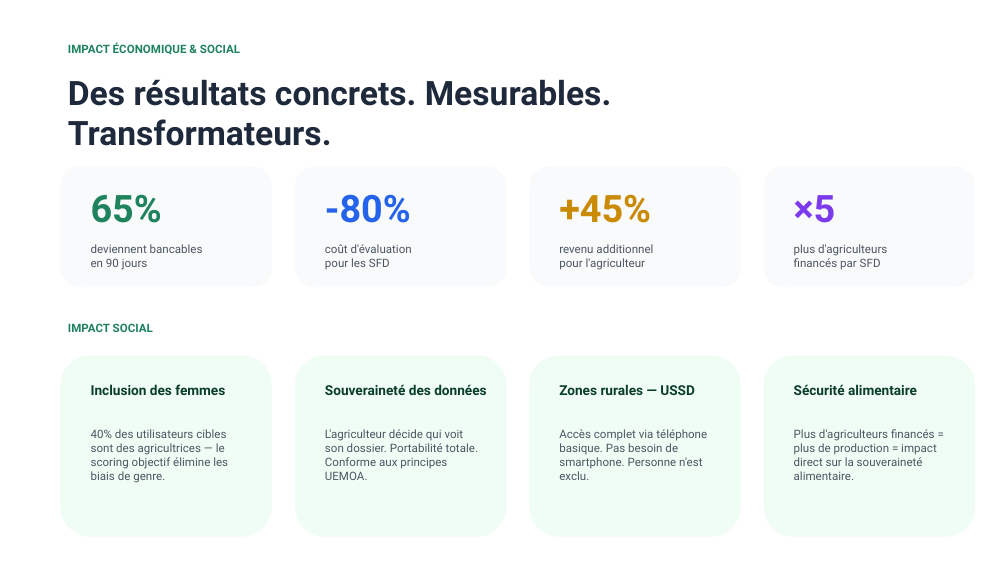
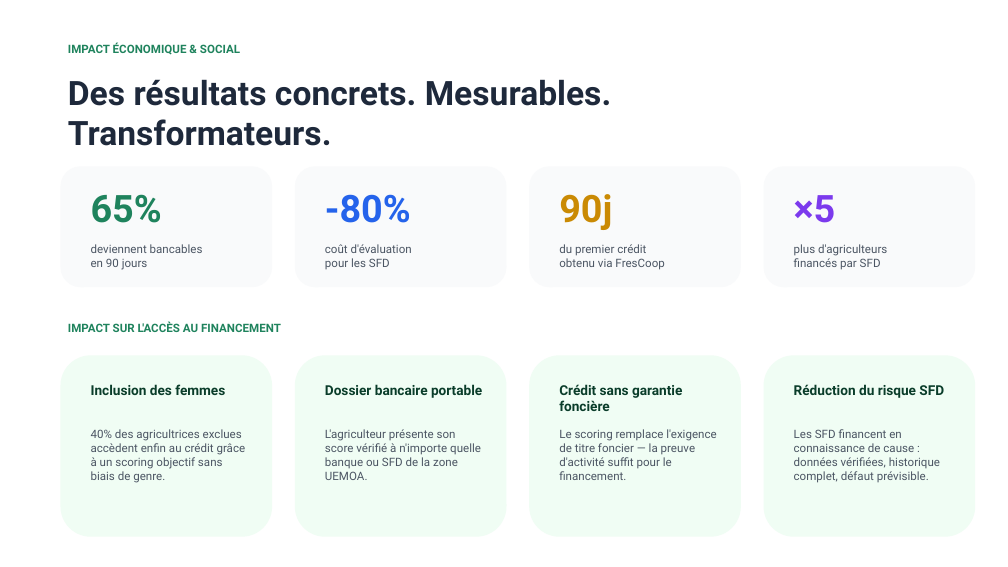
Before and after one commit to mouhamedsall4/frescoopv2uemoa, a slide deck: slide 5 of FRESCOOP_PITCH_DECK.pptx. Drawn at 1008x567 pixels with LibreOffice and Linux fonts; fonts in the diff are those of the drawing. Boxes give left, top, right and bottom in pixels: in the first picture for what was removed or moved away, otherwise in the second. Text is boxed around its words. In the diff, an @@ line names an element or a change of style, - is before the commit and + after.

```diff
--- a/FRESCOOP_PITCH_DECK.pptx
+++ b/FRESCOOP_PITCH_DECK.pptx
@@ text at [559, 194, 612, 230]: text changed @@
-+45%
+90j
@@ text at [559, 244, 664, 270]: text changed @@
-revenu additionnel
-pour l'agriculteur
+du premier crédit
+obtenu via FresCoop
@@ text at [68, 322, 281, 332]: text changed @@
-IMPACT SOCIAL
+IMPACT SUR L'ACCÈS AU FINANCEMENT
@@ text at [325, 384, 482, 398]: text changed @@
-Souveraineté des données
+Dossier bancaire portable
@@ text at [559, 384, 682, 411]: text changed @@
-Zones rurales — USSD
+Crédit sans garantie foncière
@@ text at [794, 384, 944, 398]: text changed @@
-Sécurité alimentaire
+Réduction du risque SFD
@@ text at [91, 429, 246, 483]: text changed @@
-40% des utilisateurs cibles sont des agricultrices — le scoring objectif élimine les biais de genre.
+40% des agricultrices exclues accèdent enfin au crédit grâce à un scoring objectif sans biais de genre.
@@ text at [325, 429, 481, 480]: text changed @@
-L'agriculteur décide qui voit son dossier. Portabilité totale. Conforme aux principes UEMOA.
+L'agriculteur présente son score vérifié à n'importe quelle banque ou SFD de la zone UEMOA.
@@ text at [559, 429, 716, 480]: text changed @@
-Accès complet via téléphone basique. Pas besoin de smartphone. Personne n'est exclu.
+Le scoring remplace l'exigence de titre foncier — la preuve d'activité suffit pour le financement.
@@ text at [794, 429, 940, 483]: text changed @@
-Plus d'agriculteurs financés = plus de production = impact direct sur la souveraineté alimentaire.
+Les SFD financent en connaissance de cause : données vérifiées, historique complet, défaut prévisible.
```
Also in this commit, not shown: 2 other files.
